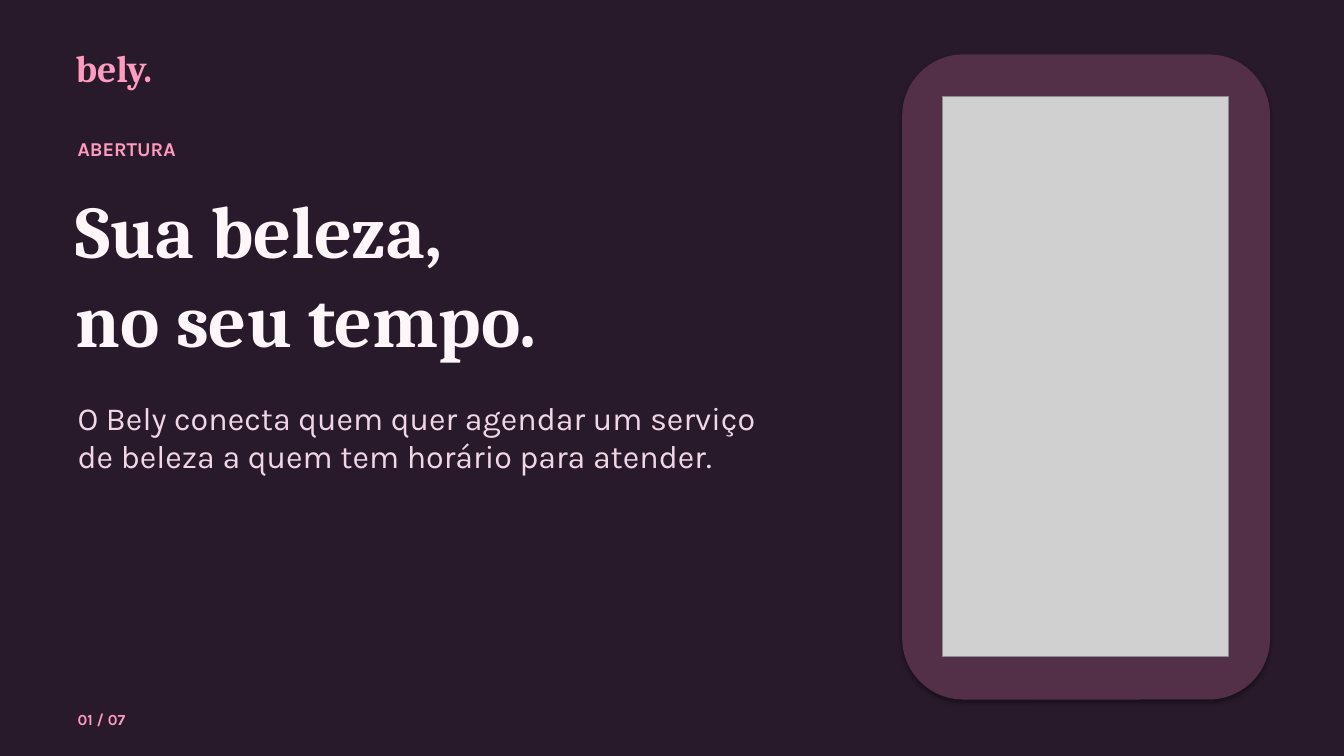
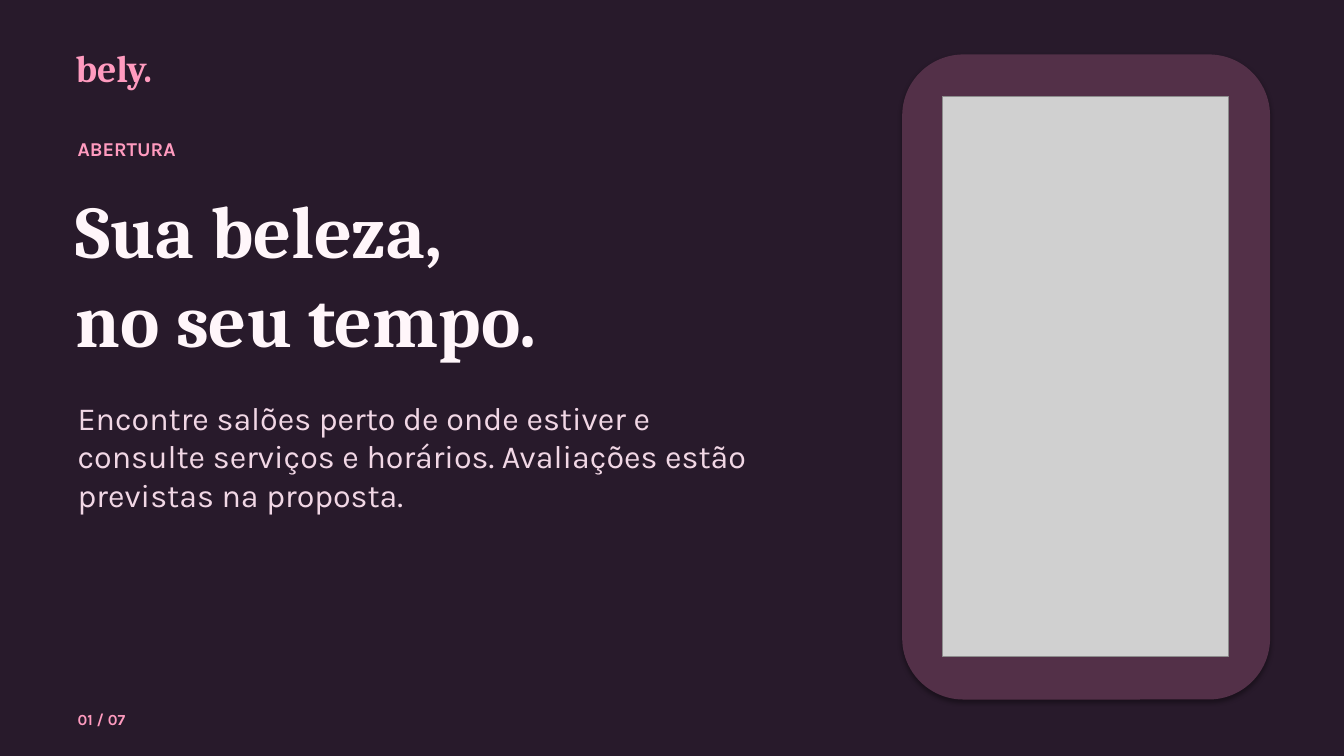
Before and after one commit to camilalordelo1/bely, a slide deck: slide 1 of bely-pitch.pptx. Drawn at 1344x756 pixels with LibreOffice and Linux fonts; fonts in the diff are those of the drawing; grey boxes stand for pictures. Boxes give left, top, right and bottom in pixels: in the first picture for what was removed or moved away, otherwise in the second. Text is boxed around its words. In the diff, an @@ line names an element or a change of style, - is before the commit and + after.

```diff
--- a/bely-pitch.pptx
+++ b/bely-pitch.pptx
@@ text at <box>78,408,746,515</box>: text changed @@
-O Bely conecta quem quer agendar um serviço de beleza a quem tem horário para atender.
+Encontre salões perto de onde estiver e consulte serviços e horários. Avaliações estão previstas na proposta.
```
Also in this commit, not shown: 2 other files.
